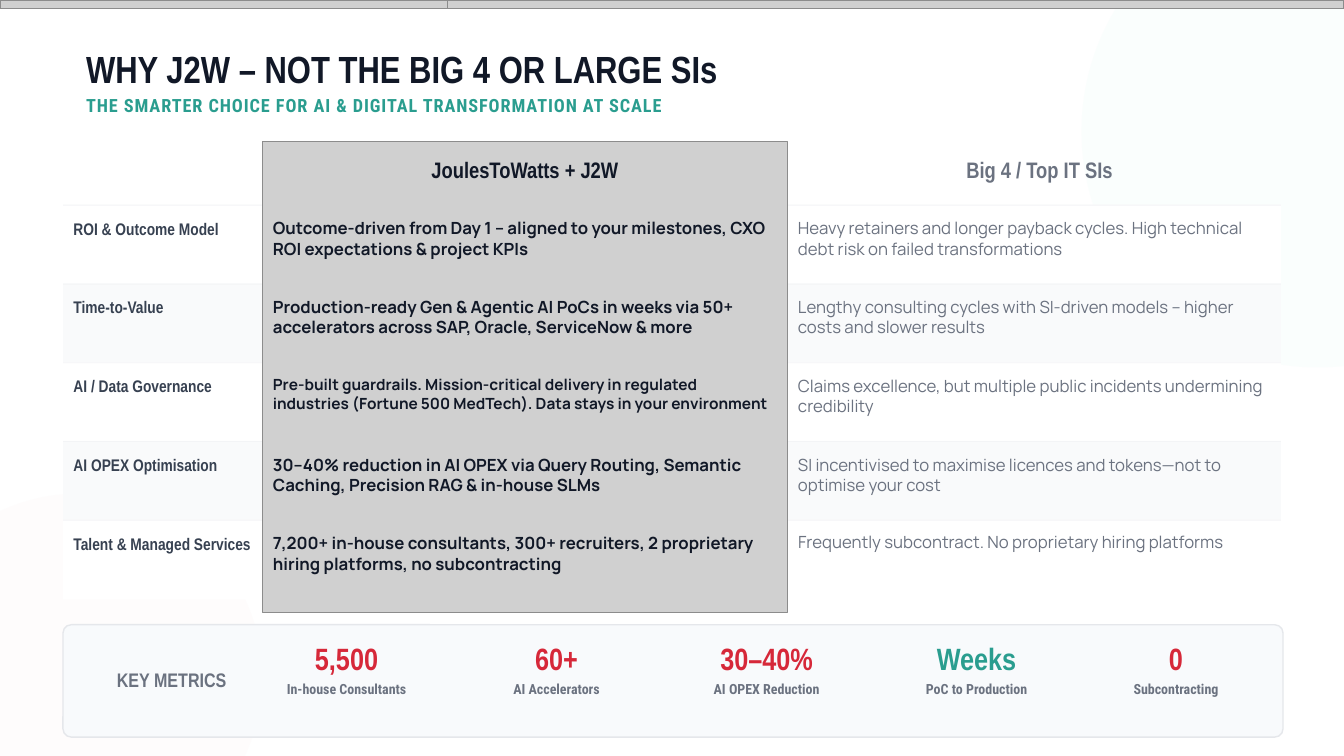
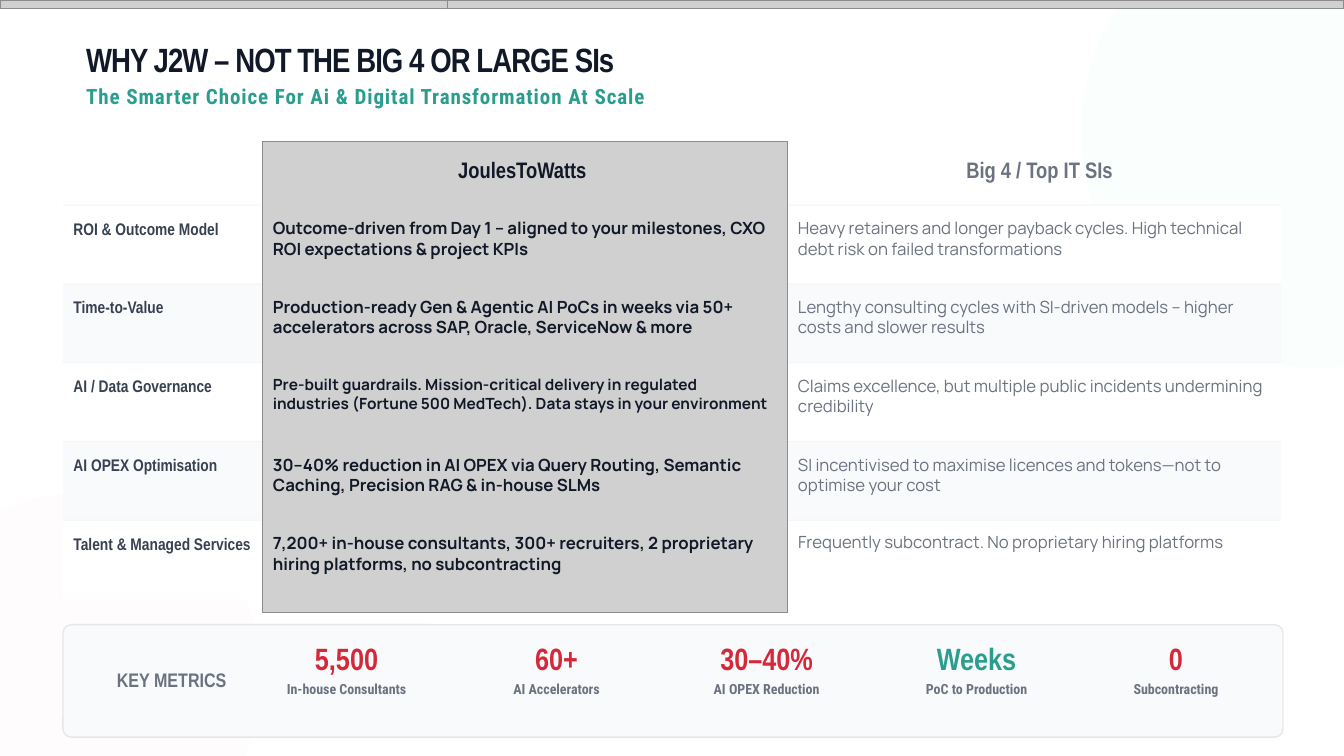
Before and after one commit to athu07/Deck-Engine, a slide deck: slide 41 of data/decks/WORKING_COPY_Master_Deck.pptx. Drawn at 1344x756 pixels with LibreOffice and Linux fonts; fonts in the diff are those of the drawing; grey boxes stand for pictures; background and template pictures are left out. Boxes give left, top, right and bottom in pixels: in the first picture for what was removed or moved away, otherwise in the second. Text is boxed around its words. In the diff, an @@ line names an element or a change of style, - is before the commit and + after.

```diff
--- a/data/decks/WORKING_COPY_Master_Deck.pptx
+++ b/data/decks/WORKING_COPY_Master_Deck.pptx
@@ text "WHY J2W – NOT THE ...": place and size @@
-text "WHY J2W – NOT THE ..." at [86, 56, 718, 84]
+text "WHY J2W – NOT THE ..." at [86, 48, 614, 73]
@@ text "WHY J2W – NOT THE ..." at [86, 48, 614, 73]: size 27 to 24 pt, letter spacing 0 to -0.7 pt @@
@@ text at [86, 88, 645, 109]: text changed; size 13 to 15 pt @@
-THE SMARTER CHOICE FOR AI & DIGITAL TRANSFORMATION AT SCALE
+The Smarter Choice For Ai & Digital Transformation At Scale
@@ text at [458, 161, 586, 178]: text changed @@
-JoulesToWatts + J2W
+JoulesToWatts
```
Also in this commit, not shown: 34 other slides changed, 16 slides added, 20 other files.
